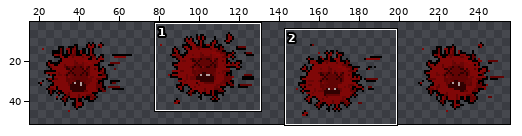
One commit to this pixel-art file: Python_Module_8/Assets/SpriteSheets/Virus Game/Enemies/Virus_Red/virus1_red.aseprite. The picture above shows the old version from afar; the outline marks the close-up.
Close-up. As it was:
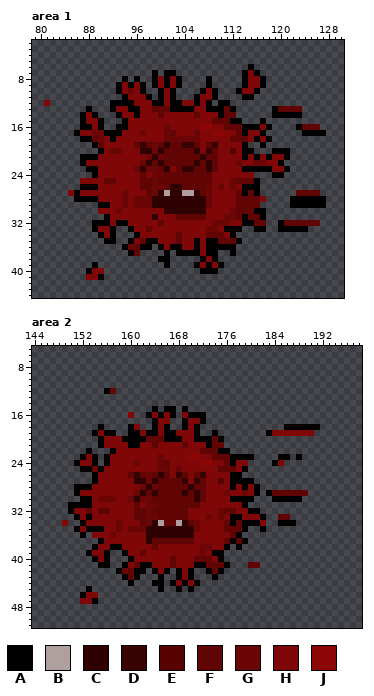
256x64 pixels, 1 frame. Colours within 5 levels of each other are drawn and written as one. Shown: area 1: x 79..130, y 2..44; area 2: x 144..198, y 5..51. The wide view leaves out empty margins. The commit also changed other parts of the picture, which this record leaves out.
Palette (. is transparent): A #000000  B #b09f9f  C #300101  D #390202  E #580101  F #610404  G #6a0606  H #800707  J #8d0606
Pixels before, area 1, first column x 81:
 6 ..................................A............
 7 ..................A.AA...........AHA...........
 8 .............A.A..AHAHA....A.....AHHA..........
 9 ............AHAHA.AHAHA....A.....AHHA..........
10 ............AHGHA..AHA....AHA...AHHA...........
11 .............AHHHA.AHA...AHHA....AA............
12 H..........AAAAHHHAAHAAHHAHA.AA................
13 .......A...AHHAAHHFFFAAAAHHAAAFA......AFFFF....
14 ......AHA...AHHAHHHFHHHHHFHHHAFF......AAAAA....
15 ......AHHA...AHHHHHHHHHHHHHHFFFAA...A..........
16 ......AAHA..AAHHHHHHGHHHHHJJHHFFFAAAHA....AFFF.
17 .....AHHGGAAAHHHGHHHGFHHHGHHJJHHFAHHA......AAAA
18 ......AAFGHAHHHHHHHHGGGGGGHHHHHFFFHAHA.........
19 ........AFHHHHHFDFGFCFFDDFHFDHHHHA..A..........
20 .........AHGGHHHCCGCFFFFFCHDFHHEHAA...AAA......
21 ......AAAHHHHHHHHGCGFFFFFFCFFHHHHAHAHAHHA......
22 ......AHHHHHHHHHGCFCFFFFFCFCFHHHGHHGGHHA.......
23 .......AAHHHHHHGCGGFCHFCCFFCFHHHHAAAAAHHA......
24 ........AHHHHHHHFHGGFFFFFFFFHHHHHHH...AA.......
25 ......HHHHFFHHHHFFGFFFFFFFFFHHHGFFFA...........
26 ......AAAHHHHHHHFFGGFCCFFFFGHGHGHAAA...........
27 ....HAHHHHHHHGHHHFGCBCCBBCFGHHHHFAFA......FFFF.
28 .....AAAAHHHHGHGGGCCCCCCCCCGHHHHFFFFH....AAAAAA
29 .........AAHHGHGGGCCCCCCCCCGHHHHFFFF.....AAAAAA
30 .........HHHGHHHHHHHCCCCCCCHHHHGFFFAA..........
31 ..........AHHHHHHHCHHHFFFFFHHHGGFAFFA..........
32 ........AAAHAAHHHHHFHHHHHHHHGGGHHAAFF..AFFFFFF.
33 ........AHHA..AHHFHHHHHHHHHGGHAAA..AA..AAAAA...
34 .........AHA...AHHHHHHFHHHHFFFHA...............
35 ..........AA..AHFAAHHHFHHAHAAFFFA..............
36 .............AGFAA.AHAAHHAHAAAAA...............
37 ..............AF....A.AAAAHAA..A...............
38 ...................AA.....AHA..................
39 ........A...........A....AHAHA.................
40 .......AHH................AAA..................
41 .......HHA.....................................
Pixels before, area 2 (only the part around the change), first column x 144:
 5 .......................................................
 6 .......................................................
 7 .......................................................
 8 .......................................................
 9 .......................................................
10 .......................................................
11 .......................................................
12 ............AG.........................................
13 .......................................................
14 .......................................................
15 ....................A.AA.A.............................
16 ................H..AHAHA.HAAA..........................
17 ....................AHH..AHHA..........................
18 ...........A....AH..AHA..AHA..............AAAAAA.......
19 ..........AHAA..AAHAAHAAHHHA..A........AHHHHHHH........
20 ...........AHHHAAAAFFFAAAHHAAAFA.......................
21 ...........AHHHHAAHHFHHHHFHHHAFF.......................
22 .........A...AHHHHHHHHHHHHHHFFFAA......................
23 ........AHA.AHHHHHHHHGHHHHJJHHFFFAAAA....AA.A..........
24 .......AHHA.AHHHHGHHHGFHHHHHJJHHFAHH....AH.............
25 ........AAGAHHHHHHHHHGGHGHHHHHHFFFHA...................
26 ..........AHHHHHFDFGFCFHDFHFDHHHHAA....................
27 ..........AHHHHHHCCGCFFFFCHDFHHEHAAAA..................
28 .......AAAHHHHHHHHGCGFFFFFCFFHHHHAHAHA.................
29 .......AHHHHHHHHHGCFCFFFFCFCFHHHGHHGHA.AFFFFFF.........
30 ........AAHGGGHHGCGGFFFFFFFCFHHHHAAAA...AAAAA..........
31 ......AAAAHHHHHHHFHGGFFFFFFFHHHHHHHA...................
32 ......AHHFHFFHHHHFFGFFFFFFHHHHHGFFHHAA.................
33 .......AHAHHHHHHHFFGGFFFFFHHHGHGHAAHHHA..FF............
34 .....H..AHHHHHGHHHFGCBFFBCFGHHHHFAFAAAH..AAA...........
35 .......AHAAAHHGHGGGCCCCCCCCGHHHHFFFA..A................
36 ........A.HHHGHHHHHCCCCCCCCHHHHHHFA....................
37 ...........AHHHHHHHCFFFFFFFHHHHHFAFA...................
38 ..........AHHAAHHHHHFHHHHHHHGGHHA.A....................
39 .........AHHA..AHHFHHHHHHHHHGHAA.......................
40 ..........AHA...AHHHHHHFHHHFFFHA.......................
41 ...........AA..AHFAAHHHFHHHAAFFFA...FF.................
42 ..............AGFAA.AHA.AHA..AFA.......................
43 ...............AFA...A..AHA...A........................
44 ................A...AA.AHAHA...........................
45 .........A...........A..A.A............................
46 ........AHH............................................
47 ........HHA............................................
48 .......................................................
49 .......................................................
50 .......................................................
51 .......................................................
After the commit:
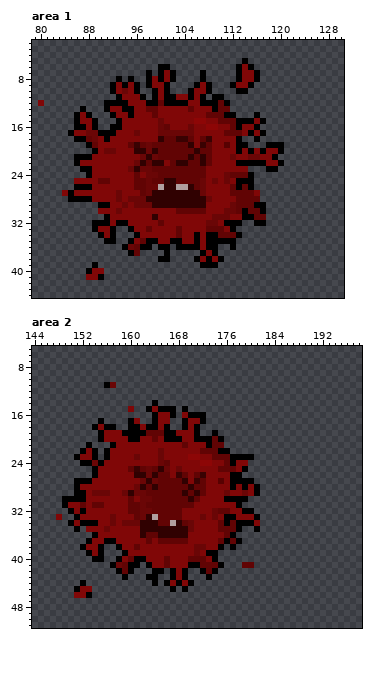
Change:
Changed rows in their new state; - is an unchanged pixel.
Area 1, layer "Flattened":
first column x 80:
 5 ----------------------------------A-------------
 6 --------------------AA-----------AH-------------
 7 ------------------A.AH-----A-----AH-------------
 8 -------------A.A.-AHAHA.---A.----AH-A.----------
 9 ------------AHAHA.AH--..--AH----AHHA..----------
10 ------------AHGHA.-AHA.--AHHA.----A..-----------
11 -------------AH--A.AHA-HHAHA.-A---..------------
12 H.---------A---H--A-FA--A-HA-AF-----------------
13 -------A.--AH-A-H-F-HHHHHF--H-F-.------.....----
14 ------AHA.--AH-AH--FH-----H-FFFAA---A--.....----
15 ------AH-A.--AH-----G-----JJ-H--F-AAH-----------
16 ------A-HA.-A-H-----GF---G-H-J-H-AHH-..----....-
17 -----AH-G-A--H--GH--G-GGGGH--HHFF-HA--------....
18 ------A-FGHAH-------CFFDDFHFD---HA..-..---------
19 --------AFH----FDFGF-F--FCHD-H-E-A---.AAA-------
20 ---------AHG-H--C-GCF------FFH--HAH-HAHH-.------
21 ------A--H-------GCGF----C---H--G-HGG-HA..------
22 ------AH--------GCFC-H-CC-FCFH---AAAAA----------
23 -------A-H-----GCG-F-FF-FF--HH----H...-A..------
24 --------AH------FHG-F-------H--GFFFA---..-------
25 ------H---F-H---F-GF-CC----GHG-GHAAA.-----------
26 ------A--H------F-G-BC-BBC-GH-H-FAF-.-----------
27 ----HAH------GH--FGC-C--CC-GH---F-F-H------....-
28 -----A---H---GHG--C------------------.----......
29 ----------------------------H---G---AA----......
30 ---------------------HHFFFFF---G--A-F-----------
31 -----------------------HHHHH-GG-HH-A-F----------
32 ----------------------------G-HAAA..AA--.......-
33 -----------------------F----FFFH-.--..--.....---
34 --------------------------A-AA-FFA--------------
35 ----------------------AA------AAA.--------------
36 ---------------------A.-AA----..----------------
37 -----------------------....AH---.---------------
38 --------------------------AHAHA-----------------
39 ---------------------.----.A-A.-----------------
40 ---------------------------...------------------
Area 2, layer "Flattened":
first column x 148:
11 --------AG----------------------------------
12 --------..----------------------------------
14 ----------------A---------------------------
15 ------------H--AHA--------------------------
16 ------------.--.AH--------------------------
17 -------A----AH------------------------------
18 ------AHAA---AHA----------------------......
19 ------.AHHHA--AFFF-----------------........-
20 -----------H--HH-H--------------------------
21 -----A-..A--HH--H---------------------------
22 ----AHA-AH-------G--------------------------
23 ---AH--------G-----------------------..-.---
24 ---.AAGAH----H----------------------..------
25 ----..AH----FDFGFC--------------------------
26 ------------HCC-CF--------------------------
27 ---AAAH------HGCG---------------------------
28 ----HH-------GCFC---------------------------
29 ----A-GGG--GC-G-F------------------.......--
30 -AAA-H-HHH--FH--------CFH---A---.---.....---
31 -AHHFHFF----F-GFF------H------A.------------
32 ----AH-HH---F-G------H----GF-H-A-.----------
33 H----H---G----GCB----H--GHGHA-H--A.--..-----
34 -.AH-AA--GHGGGCC-F-BCFGH---FAFA--H.--...----
35 ----.HHHG-H-HHC-------GH---F--A.-A.---------
36 ----.-A--H----CFF-----H-----FA.-------------
37 -----AHHAA-----FH-----H----FAFA.------------
38 ----AHHA..---F--H------G-H-A.A.-------------
39 -------A.-----H--------GHA-.----------------
40 -------A.-AHFAA---FH--F--HA.----------------
41 -------..AGFAA.---FH--A-F--A.--F-.----------
42 -----------FA..--A.AHA.-AFA.----------------
43 ------------..-AA.-AHA.--A.-----------------
44 ----A-------.----.AHAHA.--------------------
45 ---AHH-----------.-A.A.---------------------
46 ---HHA.-------------------------------------
47 ----...-------------------------------------
Where, in picture pixels (left, top, right, bottom), the same in both close-ups:
changed: (62, 58, 326, 274)
changed: (38, 100, 50, 106)
changed: (56, 382, 320, 604)
